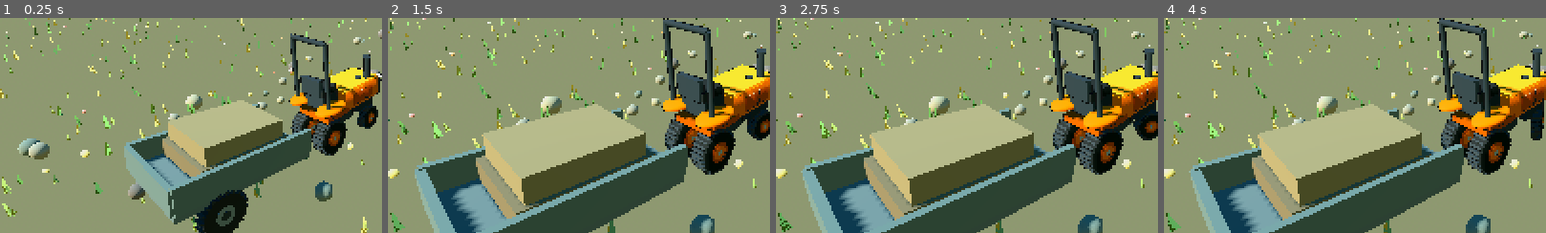
Above: before the commit, frames 1-4 (left to right).
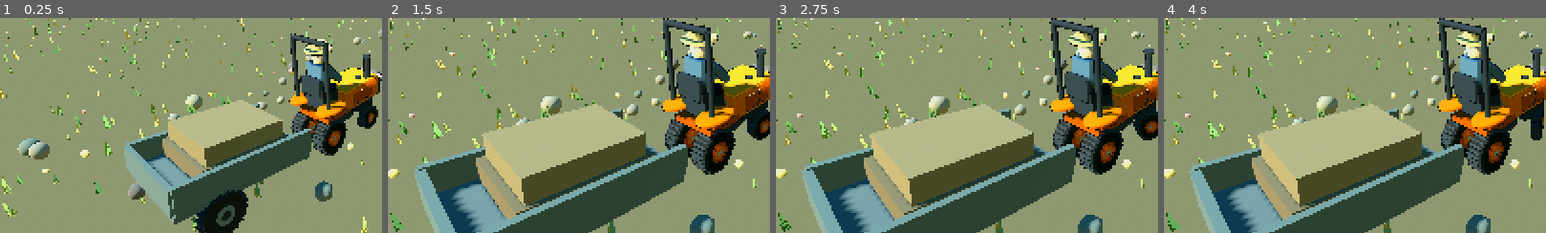
Above: after the commit, the same moments.

Repository: sn97ty8yn4-jpg/landworks
Game: Godot game, scene res://landworks/scenes/sandbox_world.tscn
The game is run twice, just before and just after one commit, with the same random seed, the same clock (stepped at 60 frames per second) and the same inputs.
Inputs (mouse positions are % of the whole screen's width and height, from its top left):
- Up to frame 1 (0.25 s): no input
- Up to frame 2 (1.5 s): tap Enter at 0.5 s; move the mouse to (72, 45) at 0.52 s; hold D 0.53-1.25 s; hold I 0.53-1.25 s; click (72, 45) at 0.67 s; tap Space at 0.77 s; drag from (30, 55) to (45, 70) at 1.27 s
- Up to frame 3 (2.75 s): move the mouse to (60, 28) at 2.02 s; hold D from 2.03 s (still down); hold O from 2.03 s (still down)
- Up to frame 4 (4 s): release D at 2.75 s; release O at 2.75 s; drag from (45, 70) to (20, 35) at 2.77 s; tap Space at 3.5, 3.77 s; move the mouse to (80, 65) at 3.52 s; hold A from 3.53 s (still down); hold P from 3.53 s (still down)
The pictures show only the part of the screen within x 5-55%, y 36-86%; the shares and areas given below are measured in that part.

The runs differ from the first frame. In frame 1, 1.3% of the frame differs, in the area x 79-97%, y 9-40%; in frame 2, 2.1%; in frame 3, 2.1%, in the area x 76-98%, y 3-42%; in frame 4, 2.1%.
Error in both runs: Invalid type in function '_ball' in base 'Node3D (art_scene.gd)'. Cannot convert argument 4 from Color to Object. (res://landworks/scripts/art_scene.gd:174)

Commit message:
Populate B7100 driver and KX080 cab with stylized seated working operators

Diff:
--- a/landworks/scripts/machine_art.gd
+++ b/landworks/scripts/machine_art.gd
@@ -205,6 +205,49 @@
             var lug := _box(visual,Vector3(width*0.93,0.038,0.089),
                 Vector3(0,sin(angle)*radius,cos(angle)*radius),TRACK_EDGE)
             lug.rotation.x = -angle
+    _tractor_operator(root)
+
+func _tractor_operator(root: Node3D) -> void:
+    # Illustrated seated driver at the steering console, independently
+    # rendered so body shape and control physics remain untouched.
+    var workshirt := Color("#607b8d")
+    var skin := Color("#edc8a7")
+    var straw := Color("#d9c28a")
+    _box(root,Vector3(0.42,0.47,0.28),
+        Vector3(0,1.11,0.60),workshirt)
+    _sphere(root,Vector3(0,1.47,0.55),
+        Vector3(0.165,0.19,0.16),skin)
+    _cyl(root,0.295,0.058,Vector3(0,1.65,0.55),straw)
+    _cyl(root,0.18,0.15,Vector3(0,1.73,0.55),straw)
+    for x in [-0.20,0.20]:
+        _rod(root,Vector3(x,1.31,0.57),
+            Vector3(x*0.60,0.81,0.06),0.075,workshirt)
+        _sphere(root,Vector3(x*0.60,0.81,0.06),
+            Vector3(0.075,0.068,0.071),skin)
+        _rod(root,Vector3(x*0.67,0.95,0.67),
+            Vector3(x*0.67,0.32,0.14),0.09,Color("#586e78"))
+        _box(root,Vector3(0.19,0.09,0.31),
+            Vector3(x*0.67,0.25,-0.02),DARK)
+
+func _excavator_operator(root: Node3D) -> void:
+    # Hand-painted silhouette visible behind the cab glass. The cabin
+    # is still a visual shell; no human collision mass is introduced.
+    var coat := Color("#8d9681")
+    var skin := Color("#e5b79c")
+    _box(root,Vector3(0.36,0.43,0.25),
+        Vector3(-0.50,2.18,-0.24),coat)
+    _sphere(root,Vector3(-0.50,2.51,-0.24),
+        Vector3(0.15,0.18,0.15),skin)
+    _sphere(root,Vector3(-0.50,2.66,-0.25),
+        Vector3(0.18,0.09,0.17),DARK)
+    for x in [-0.67,-0.33]:
+        _rod(root,Vector3(x,2.27,-0.24),
+            Vector3(x,1.95,-0.65),0.063,coat)
+        _sphere(root,Vector3(x,1.95,-0.65),
+            Vector3(0.065,0.061,0.068),skin)
+    for x in [-0.66,-0.34]:
+        _box(root,Vector3(0.055,0.23,0.055),
+            Vector3(x,1.97,-0.73),DARK)
 
 func _dress_excavator() -> void:
     _hide_primitive_art(excavator.undercarriage)
@@ -266,6 +309,7 @@
         Vector3(-0.965,2.38,-0.34),GLASS)
     for pos in [Vector3(-0.17,2.96,-0.90),Vector3(-0.82,2.96,-0.90)]:
         _box(upper,Vector3(0.24,0.17,0.16),pos,LIGHT)
+    _excavator_operator(upper)
     _cyl(upper,0.09,0.09,Vector3(-0.61,3.07,-0.22),
         Color("#efc254"))
     # Boom/stick are measured from original rigid-body joint origins,
